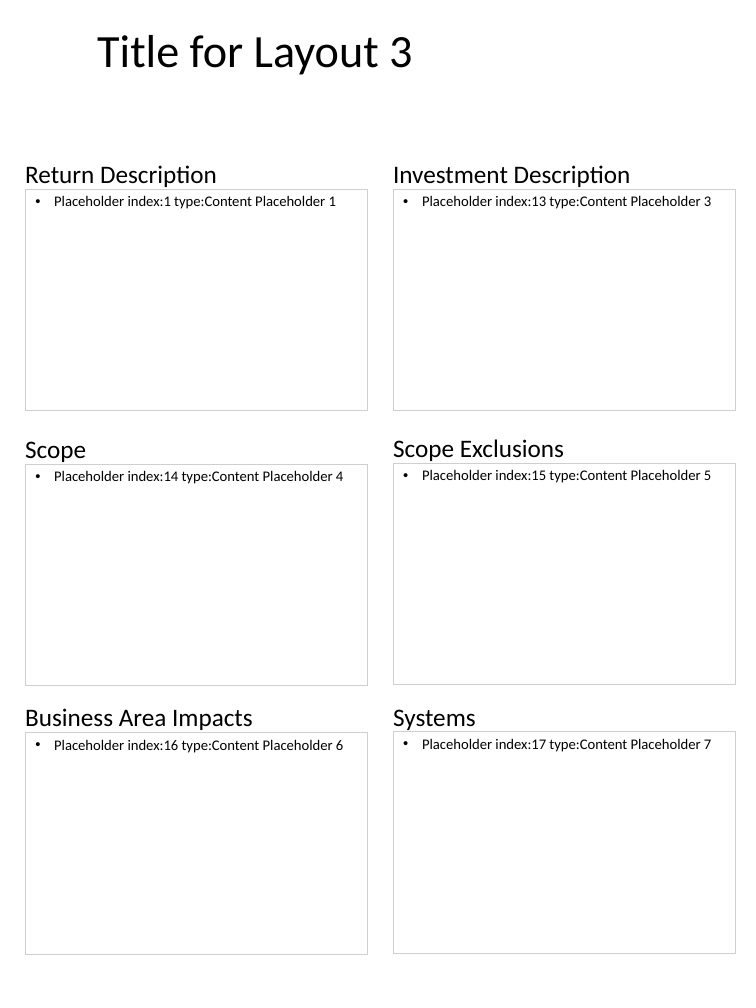
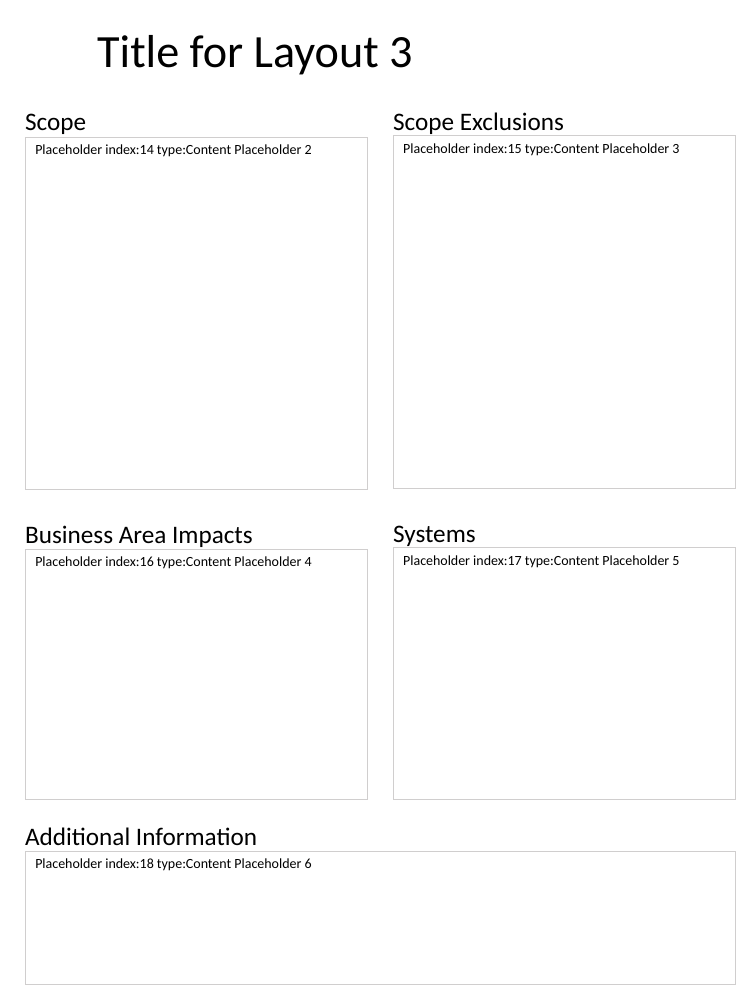
Before and after one commit to spikewood/Project-Report-Generator, a slide deck: slide 4 of ppt_analysis.pptx. Drawn at 756x1008 pixels with LibreOffice and Linux fonts; fonts in the diff are those of the drawing; background and template pictures are left out. Boxes give left, top, right and bottom in pixels: in the first picture for what was removed or moved away, otherwise in the second. Text is boxed around its words. In the diff, an @@ line names an element or a change of style, - is before the commit and + after.

```diff
--- a/ppt_analysis.pptx
+++ b/ppt_analysis.pptx
@@ text "Scope": place and size @@
-text "Scope" at bbox=[25, 441, 86, 465]
+text "Scope" at bbox=[25, 113, 86, 134]
@@ text "Scope Exclusions": place and size @@
-text "Scope Exclusions" at bbox=[393, 439, 564, 464]
+text "Scope Exclusions" at bbox=[393, 112, 564, 137]
@@ text "Placeholder index:14 type:Content Placeholder 2": place and size @@
-text "Placeholder index:14 type:Content Placeholder 2" at bbox=[25, 190, 368, 411]
+text "Placeholder index:14 type:Content Placeholder 2" at bbox=[25, 137, 368, 490]
@@ text at bbox=[35, 144, 312, 157]: text changed; size 10.5 to 10 pt @@
-• Placeholder index:1 type:Content Placeholder 1
+Placeholder index:14 type:Content Placeholder 2
@@ text "Placeholder index:15 type:Content Placeholder 3": place and size @@
-text "Placeholder index:15 type:Content Placeholder 3" at bbox=[393, 190, 736, 411]
+text "Placeholder index:15 type:Content Placeholder 3" at bbox=[393, 136, 736, 489]
@@ text at bbox=[403, 143, 679, 156]: text changed; size 10.5 to 10 pt @@
-• Placeholder index:13 type:Content Placeholder 3
+Placeholder index:15 type:Content Placeholder 3
@@ text removed at bbox=[25, 165, 217, 190] @@
-Return Description
@@ text removed at bbox=[393, 165, 631, 190] @@
-Investment Description
@@ text "Business Area Impacts": place and size @@
-text "Business Area Impacts" at bbox=[25, 708, 253, 733]
+text "Business Area Impacts" at bbox=[25, 525, 253, 547]
@@ text "Systems": place and size @@
-text "Systems" at bbox=[393, 709, 476, 732]
+text "Systems" at bbox=[393, 525, 476, 549]
@@ text "Placeholder index:16 type:Content Placeholder 4": place and size @@
-text "Placeholder index:16 type:Content Placeholder 4" at bbox=[25, 465, 368, 686]
+text "Placeholder index:16 type:Content Placeholder 4" at bbox=[25, 549, 368, 800]
@@ text at bbox=[35, 556, 312, 569]: text changed; size 10.5 to 10 pt @@
-• Placeholder index:14 type:Content Placeholder 4
+Placeholder index:16 type:Content Placeholder 4
@@ text "Placeholder index:17 type:Content Placeholder 5": place and size @@
-text "Placeholder index:17 type:Content Placeholder 5" at bbox=[393, 463, 736, 684]
+text "Placeholder index:17 type:Content Placeholder 5" at bbox=[393, 548, 736, 800]
@@ text at bbox=[403, 555, 679, 568]: text changed; size 10.5 to 10 pt @@
-• Placeholder index:15 type:Content Placeholder 5
+Placeholder index:17 type:Content Placeholder 5
@@ text removed at bbox=[393, 732, 736, 954] @@
-• Placeholder index:17 type:Content Placeholder 7
@@ text added at bbox=[25, 827, 257, 852], 18 pt, text #000000 @@
+Additional Information
@@ text "Placeholder index:18 type:Content Placeholder 6": place and size @@
-text "Placeholder index:18 type:Content Placeholder 6" at bbox=[25, 733, 368, 955]
+text "Placeholder index:18 type:Content Placeholder 6" at bbox=[25, 852, 736, 985]
@@ text at bbox=[35, 858, 312, 871]: text changed; size 10.5 to 10 pt @@
-• Placeholder index:16 type:Content Placeholder 6
+Placeholder index:18 type:Content Placeholder 6
```
Also in this commit, not shown: 1 other slide changed, 5 other files.
